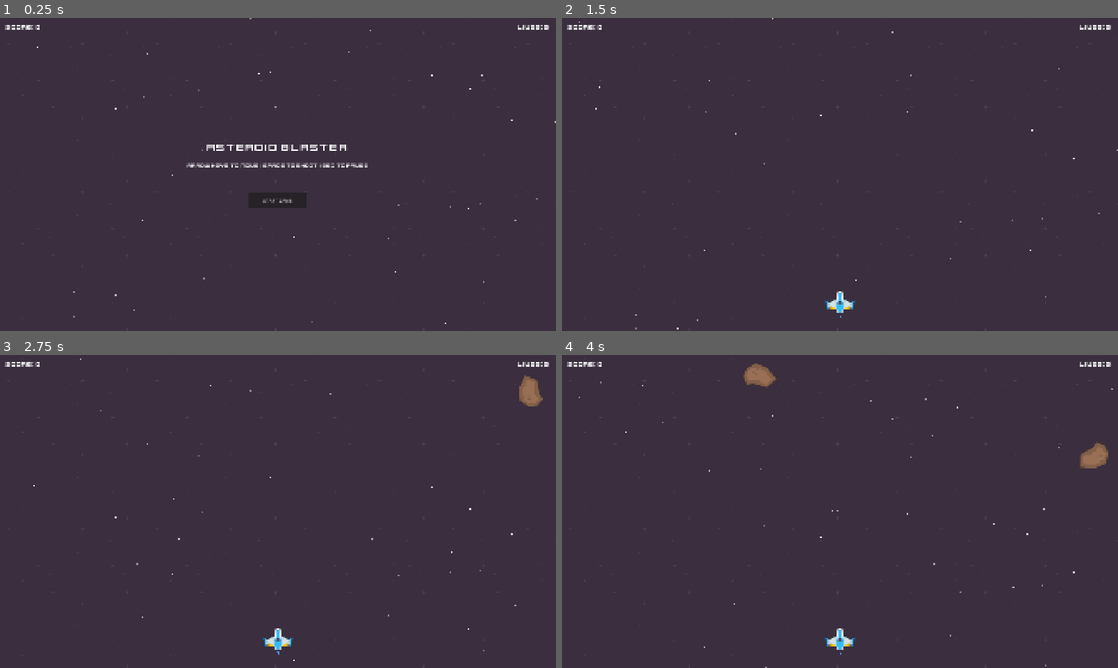
Above: before the commit, frames 1-4 (two rows, left to right).
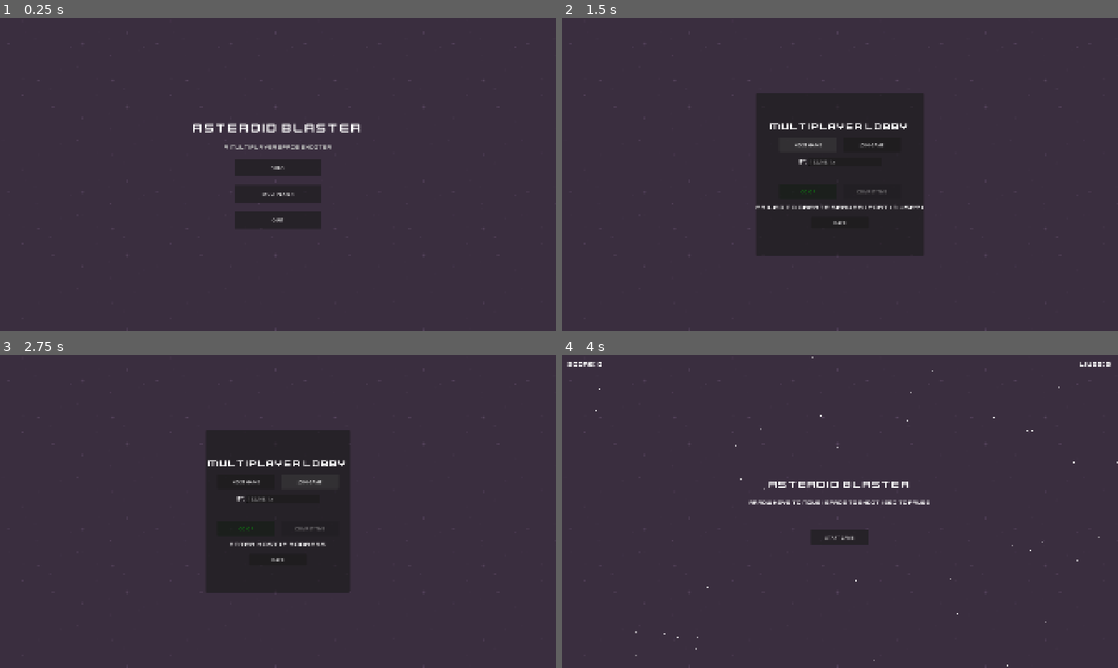
Above: after the commit, the same moments.

Repository: Kallavi-Dev/asteroid-blaster-godot
Game: Godot game, scene res://scenes/ui/main_menu.tscn
Two runs of this game, one before a commit and one after it. Both use one fixed random seed, a clock stepped at 60 frames per second and the inputs below. Before the commit the project starts from res://scenes/main/main.tscn.
Inputs (mouse positions are in pixels of both pictures, inside the frame that each line leads up to):
- Up to frame 1 (0.25 s): no input
- Up to frame 2 (1.5 s): click (840, 193) at 0.5 s, where only the run after the commit has a clickable "MULTIPLAYER"; click (806, 146) at 1.25 s, where only the run after the commit has a clickable "HOST GAME"
- Up to frame 3 (2.75 s): click (311, 483) at 2 s, where only the run after the commit has a clickable "JOIN GAME"
- Up to frame 4 (4 s): click (840, 558) at 2.75 s, where only the run after the commit has a clickable "BACK"; click (840, 505) at 3.5 s, where only the run after the commit has a clickable "SOLO"

The runs differ from the first frame. In frame 1, 1.6% of the frame differs, in the area x 0-100%, y 0-98%; in frame 2, 3.2%; in frame 3, 3.4%, in the area x 0-99%, y 1-98%; in frame 4, 1.6%.

Commit message:
feat: add main menu and multiplayer lobby
Main menu with Solo/Multiplayer/Quit. Lobby supports host/join,
co-op/competitive mode selection, ready system, and IP display.
Game mode stored on GameManager for downstream use.

Co-Authored-By: Claude Opus 4.6 <noreply@anthropic.com>

Diff:
--- a/project.godot
+++ b/project.godot
@@ -11,7 +11,7 @@
 [application]
 
 config/name="Asteroid Blaster"
-run/main_scene="res://scenes/main/main.tscn"
+run/main_scene="res://scenes/ui/main_menu.tscn"
 config/features=PackedStringArray("4.6")
 
 [autoload]
--- /dev/null
+++ b/scenes/ui/lobby.gd
@@ -0,0 +1,147 @@
+extends Control
+## Multiplayer lobby: host or join a game, select mode, ready up.
+
+@onready var _host_button: Button = $PanelContainer/VBoxContainer/HostJoin/HostButton
+@onready var _join_button: Button = $PanelContainer/VBoxContainer/HostJoin/JoinButton
+@onready var _ip_input: LineEdit = $PanelContainer/VBoxContainer/IPContainer/IPInput
+@onready var _ip_display: Label = $PanelContainer/VBoxContainer/IPDisplay
+@onready var _status_label: Label = $PanelContainer/VBoxContainer/StatusLabel
+@onready var _mode_coop: Button = $PanelContainer/VBoxContainer/ModeContainer/CoopButton
+@onready var _mode_competitive: Button = $PanelContainer/VBoxContainer/ModeContainer/CompetitiveButton
+@onready var _ready_button: Button = $PanelContainer/VBoxContainer/ReadyButton
+@onready var _back_button: Button = $PanelContainer/VBoxContainer/BackButton
+
+var _local_ready: bool = false
+var _remote_ready: bool = false
+var _selected_mode: Constants.GameMode = Constants.GameMode.COOP
+
+
+func _ready() -> void:
+	_host_button.pressed.connect(_on_host_pressed)
+	_join_button.pressed.connect(_on_join_pressed)
+	_mode_coop.pressed.connect(_on_coop_pressed)
+	_mode_competitive.pressed.connect(_on_competitive_pressed)
+	_ready_button.pressed.connect(_on_ready_pressed)
+	_back_button.pressed.connect(_on_back_pressed)
+
+	NetworkManager.player_connected.connect(_on_player_connected)
+	NetworkManager.player_disconnected.connect(_on_player_disconnected)
+	NetworkManager.connection_succeeded.connect(_on_connection_succeeded)
+	NetworkManager.connection_failed.connect(_on_connection_failed)
+
+	_ready_button.visible = false
+	_ip_display.text = ""
+	_status_label.text = "Host a game or join one"
+	_update_mode_buttons()
+
+
+func _on_host_pressed() -> void:
+	var error := NetworkManager.host_game()
+	if error != OK:
+		_status_label.text = "Failed to create server (port in use?)"
+		return
+	_ip_display.text = "YOUR IP: %s" % NetworkManager.get_local_ip()
+	_status_label.text = "Waiting for player to join..."
+	_host_button.disabled = true
+	_join_button.disabled = true
+	_ip_input.editable = false
+
+
+func _on_join_pressed() -> void:
+	var address := _ip_input.text.strip_edges()
+	if address.is_empty():
+		_status_label.text = "Enter host IP address"
+		return
+	var error := NetworkManager.join_game(address)
+	if error != OK:
+		_status_label.text = "Failed to connect"
+		return
+	_status_label.text = "Connecting to %s..." % address
+	_host_button.disabled = true
+	_join_button.disabled = true
+	_ip_input.editable = false
+
+
+func _on_player_connected(_peer_id: int) -> void:
+	_status_label.text = "Player joined! Select mode and ready up."
+	_ready_button.visible = true
+
+
+func _on_player_disconnected(_peer_id: int) -> void:
+	_status_label.text = "Player disconnected."
+	_ready_button.visible = false
+	_local_ready = false
+	_remote_ready = false
+
+
+func _on_connection_succeeded() -> void:
+	_status_label.text = "Connected! Waiting for host to select mode."
+	_ready_button.visible = true
+
+
+func _on_connection_failed() -> void:
+	_status_label.text = "Connection failed. Try again."
+	_host_button.disabled = false
+	_join_button.disabled = false
+	_ip_input.editable = true
+
+
+func _on_coop_pressed() -> void:
+	if not NetworkManager.is_host:
+		return
+	_selected_mode = Constants.GameMode.COOP
+	_update_mode_buttons()
+	_sync_mode.rpc(Constants.GameMode.COOP)
+
+
+func _on_competitive_pressed() -> void:
+	if not NetworkManager.is_host:
+		return
+	_selected_mode = Constants.GameMode.COMPETITIVE
+	_update_mode_buttons()
+	_sync_mode.rpc(Constants.GameMode.COMPETITIVE)
+
+
+func _update_mode_buttons() -> void:
+	_mode_coop.disabled = not NetworkManager.is_host
+	_mode_competitive.disabled = not NetworkManager.is_host
+	_mode_coop.modulate = Color.GREEN if _selected_mode == Constants.GameMode.COOP else Color.WHITE
+	_mode_competitive.modulate = Color.GREEN if _selected_mode == Constants.GameMode.COMPETITIVE else Color.WHITE
+
+
+func _on_ready_pressed() -> void:
+	_local_ready = not _local_ready
+	_ready_button.text = "READY!" if _local_ready else "READY UP"
+	_ready_button.modulate = Color.GREEN if _local_ready else Color.WHITE
+	_notify_ready.rpc(_local_ready)
+	_check_all_ready()
+
+
+func _check_all_ready() -> void:
+	if _local_ready and _remote_ready:
+		if NetworkManager.is_host:
+			_start_game.rpc()
+
+
+func _on_back_pressed() -> void:
+	NetworkManager.disconnect_game()
+	get_tree().change_scene_to_file("res://scenes/ui/main_menu.tscn")
+
+
+@rpc("any_peer", "call_local", "reliable")
+func _sync_mode(mode: int) -> void:
+	_selected_mode = mode as Constants.GameMode
+	_update_mode_buttons()
+
+
+@rpc("any_peer", "reliable")
+func _notify_ready(is_ready: bool) -> void:
+	_remote_ready = is_ready
+	_status_label.text = "Other player is ready!" if is_ready else "Waiting for other player..."
+	_check_all_ready()
+
+
+@rpc("authority", "call_local", "reliable")
+func _start_game() -> void:
+	GameManager.game_mode = _selected_mode
+	get_tree().change_scene_to_file("res://scenes/main/main.tscn")
--- /dev/null
+++ b/scenes/ui/lobby.tscn
@@ -0,0 +1,123 @@
+[gd_scene load_steps=4 format=3]
+
+[ext_resource type="Script" path="res://scenes/ui/lobby.gd" id="1_lobby"]
+[ext_resource type="FontFile" path="res://assets/fonts/kenvector_future.ttf" id="2_font"]
+[ext_resource type="Texture2D" path="res://assets/backgrounds/darkPurple.png" id="3_bg"]
+
+[sub_resource type="LabelSettings" id="LabelSettings_lobby"]
+font = ExtResource("2_font")
+font_size = 22
+font_color = Color(1, 1, 1, 1)
+
+[sub_resource type="LabelSettings" id="LabelSettings_title"]
+font = ExtResource("2_font")
+font_size = 36
+font_color = Color(1, 1, 1, 1)
+
+[node name="Lobby" type="Control"]
+layout_mode = 3
+anchors_preset = 15
+anchor_right = 1.0
+anchor_bottom = 1.0
+script = ExtResource("1_lobby")
+
+[node name="Background" type="TextureRect" parent="."]
+layout_mode = 1
+anchors_preset = 15
+anchor_right = 1.0
+anchor_bottom = 1.0
+texture = ExtResource("3_bg")
+stretch_mode = 1
+
+[node name="PanelContainer" type="PanelContainer" parent="."]
+layout_mode = 1
+anchors_preset = 8
+anchor_left = 0.5
+anchor_top = 0.5
+anchor_right = 0.5
+anchor_bottom = 0.5
+offset_left = -250.0
+offset_top = -280.0
+offset_right = 250.0
+offset_bottom = 280.0
+grow_horizontal = 2
+grow_vertical = 2
+
+[node name="VBoxContainer" type="VBoxContainer" parent="PanelContainer"]
+layout_mode = 2
+theme_override_constants/separation = 18
+alignment = 1
+
+[node name="TitleLabel" type="Label" parent="PanelContainer/VBoxContainer"]
+layout_mode = 2
+horizontal_alignment = 1
+text = "MULTIPLAYER LOBBY"
+label_settings = SubResource("LabelSettings_title")
+
+[node name="HostJoin" type="HBoxContainer" parent="PanelContainer/VBoxContainer"]
+layout_mode = 2
+theme_override_constants/separation = 20
+alignment = 1
+
+[node name="HostButton" type="Button" parent="PanelContainer/VBoxContainer/HostJoin"]
+layout_mode = 2
+custom_minimum_size = Vector2(200, 50)
+text = "HOST GAME"
+
+[node name="JoinButton" type="Button" parent="PanelContainer/VBoxContainer/HostJoin"]
+layout_mode = 2
+custom_minimum_size = Vector2(200, 50)
+text = "JOIN GAME"
+
+[node name="IPContainer" type="HBoxContainer" parent="PanelContainer/VBoxContainer"]
+layout_mode = 2
+alignment = 1
+
+[node name="IPLabel" type="Label" parent="PanelContainer/VBoxContainer/IPContainer"]
+layout_mode = 2
+text = "IP:"
+label_settings = SubResource("LabelSettings_lobby")
+
+[node name="IPInput" type="LineEdit" parent="PanelContainer/VBoxContainer/IPContainer"]
+layout_mode = 2
+custom_minimum_size = Vector2(250, 0)
+placeholder_text = "192.168.1.x"
+
+[node name="IPDisplay" type="Label" parent="PanelContainer/VBoxContainer"]
+layout_mode = 2
+horizontal_alignment = 1
+label_settings = SubResource("LabelSettings_lobby")
+text = ""
+
+[node name="ModeContainer" type="HBoxContainer" parent="PanelContainer/VBoxContainer"]
+layout_mode = 2
+theme_override_constants/separation = 20
+alignment = 1
+
+[node name="CoopButton" type="Button" parent="PanelContainer/VBoxContainer/ModeContainer"]
+layout_mode = 2
+custom_minimum_size = Vector2(200, 50)
+text = "CO-OP"
+
+[node name="CompetitiveButton" type="Button" parent="PanelContainer/VBoxContainer/ModeContainer"]
+layout_mode = 2
+custom_minimum_size = Vector2(200, 50)
+text = "COMPETITIVE"
+
+[node name="StatusLabel" type="Label" parent="PanelContainer/VBoxContainer"]
+layout_mode = 2
+horizontal_alignment = 1
+label_settings = SubResource("LabelSettings_lobby")
+text = "Host a game or join one"
+
+[node name="ReadyButton" type="Button" parent="PanelContainer/VBoxContainer"]
+layout_mode = 2
+custom_minimum_size = Vector2(200, 60)
+size_flags_horizontal = 4
+text = "READY UP"
+
+[node name="BackButton" type="Button" parent="PanelContainer/VBoxContainer"]
+layout_mode = 2
+custom_minimum_size = Vector2(200, 40)
+size_flags_horizontal = 4
+text = "BACK"
--- /dev/null
+++ b/scenes/ui/main_menu.gd
@@ -0,0 +1,25 @@
+extends Control
+## Main menu: entry point with Solo and Multiplayer options.
+
+@onready var _solo_button: Button = $CenterContainer/VBoxContainer/SoloButton
+@onready var _multi_button: Button = $CenterContainer/VBoxContainer/MultiButton
+@onready var _quit_button: Button = $CenterContainer/VBoxContainer/QuitButton
+
+
+func _ready() -> void:
+	_solo_button.pressed.connect(_on_solo_pressed)
+	_multi_button.pressed.connect(_on_multi_pressed)
+	_quit_button.pressed.connect(_on_quit_pressed)
+
+
+func _on_solo_pressed() -> void:
+	GameManager.game_mode = Constants.GameMode.SOLO
+	get_tree().change_scene_to_file("res://scenes/main/main.tscn")
+
+
+func _on_multi_pressed() -> void:
+	get_tree().change_scene_to_file("res://scenes/ui/lobby.tscn")
+
+
+func _on_quit_pressed() -> void:
+	get_tree().quit()
--- /dev/null
+++ b/scenes/ui/main_menu.tscn
@@ -0,0 +1,71 @@
+[gd_scene load_steps=4 format=3]
+
+[ext_resource type="Script" path="res://scenes/ui/main_menu.gd" id="1_menu"]
+[ext_resource type="FontFile" path="res://assets/fonts/kenvector_future.ttf" id="2_font"]
+[ext_resource type="Texture2D" path="res://assets/backgrounds/darkPurple.png" id="3_bg"]
+
+[sub_resource type="LabelSettings" id="LabelSettings_title"]
+font = ExtResource("2_font")
+font_size = 48
+font_color = Color(1, 1, 1, 1)
+
+[sub_resource type="LabelSettings" id="LabelSettings_sub"]
+font = ExtResource("2_font")
+font_size = 18
+font_color = Color(0.7, 0.7, 0.7, 1)
+
+[node name="MainMenu" type="Control"]
+layout_mode = 3
+anchors_preset = 15
+anchor_right = 1.0
+anchor_bottom = 1.0
+script = ExtResource("1_menu")
+
+[node name="Background" type="TextureRect" parent="."]
+layout_mode = 1
+anchors_preset = 15
+anchor_right = 1.0
+anchor_bottom = 1.0
+texture = ExtResource("3_bg")
+stretch_mode = 1
+
+[node name="CenterContainer" type="CenterContainer" parent="."]
+layout_mode = 1
+anchors_preset = 15
+anchor_right = 1.0
+anchor_bottom = 1.0
+
+[node name="VBoxContainer" type="VBoxContainer" parent="CenterContainer"]
+layout_mode = 2
+theme_override_constants/separation = 30
+alignment = 1
+
+[node name="TitleLabel" type="Label" parent="CenterContainer/VBoxContainer"]
+layout_mode = 2
+horizontal_alignment = 1
+text = "ASTEROID BLASTER"
+label_settings = SubResource("LabelSettings_title")
+
+[node name="SubtitleLabel" type="Label" parent="CenterContainer/VBoxContainer"]
+layout_mode = 2
+horizontal_alignment = 1
+text = "A Multiplayer Space Shooter"
+label_settings = SubResource("LabelSettings_sub")
+
+[node name="SoloButton" type="Button" parent="CenterContainer/VBoxContainer"]
+layout_mode = 2
+custom_minimum_size = Vector2(300, 60)
+size_flags_horizontal = 4
+text = "SOLO"
+
+[node name="MultiButton" type="Button" parent="CenterContainer/VBoxContainer"]
+layout_mode = 2
+custom_minimum_size = Vector2(300, 60)
+size_flags_horizontal = 4
+text = "MULTIPLAYER"
+
+[node name="QuitButton" type="Button" parent="CenterContainer/VBoxContainer"]
+layout_mode = 2
+custom_minimum_size = Vector2(300, 60)
+size_flags_horizontal = 4
+text = "QUIT"
--- a/scripts/autoload/game_manager.gd
+++ b/scripts/autoload/game_manager.gd
@@ -8,6 +8,7 @@
 signal game_started
 signal boss_incoming
 
+var game_mode: Constants.GameMode = Constants.GameMode.SOLO
 var score: int = 0
 var lives: int = Constants.PLAYER_INITIAL_LIVES
 var is_playing: bool = false
